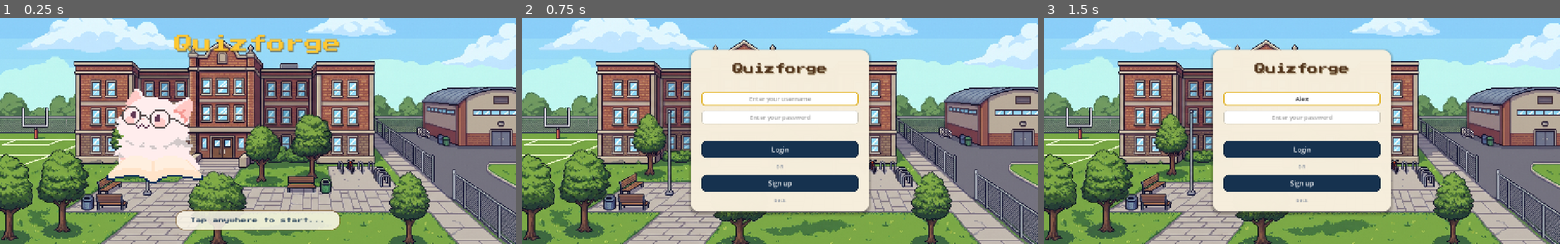
Above: before the commit, frames 1-3 (left to right).
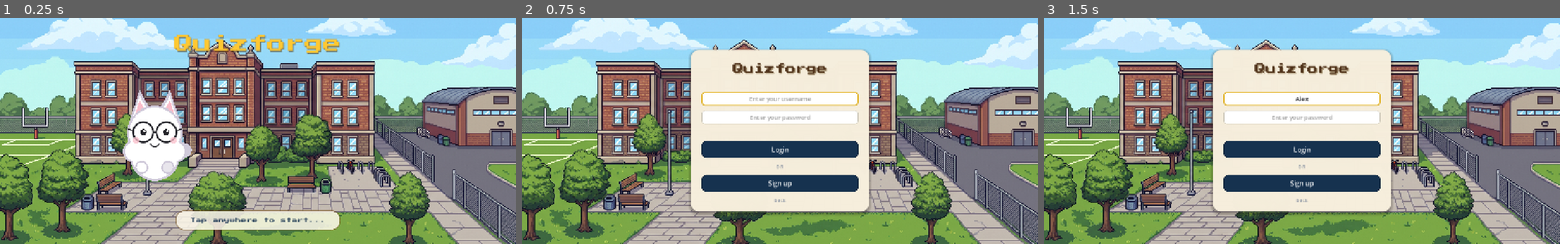
Above: after the commit, the same moments.

Repository: jekooo25/quizforge
Game: Godot game, scene res://scenes/main.tscn
Same seed, same stepped clock (60 frames per second), same inputs: the game is played once before the commit and once after it.
Inputs (mouse positions are in pixels of both pictures, inside the frame that each line leads up to):
- Up to frame 1 (0.25 s): no input
- Up to frame 2 (0.75 s): tap Enter at 0.5 s; click (780, 131) at 0.67 s
- Up to frame 3 (1.5 s): click (1302, 99) at 1.27 s; type "Alex" at 1.35 s

The runs differ from the first frame. In frame 1, 3.8% of the frame differs, in the area x 20-40%, y 31-74%; in frame 2, nothing differs; in frame 3, nothing differs.

Commit message:
Drop the duplicate mascot script; the splash uses cat_mascot.gd
cat_mascot.gd was already rewritten to draw the pixel sprite, so a second
Mascot helper was redundant. One implementation, one place to change it.

Diff:
--- a/scripts/screens/title_screen.gd
+++ b/scripts/screens/title_screen.gd
@@ -1,5 +1,7 @@
 extends Control
 ## Splash: the campus photo, the mascot, the logo, "tap anywhere".
+
+const Cat := preload("res://scripts/ui/cat_mascot.gd")
 
 
 func _ready() -> void:
@@ -10,7 +12,7 @@
 	bg.set_anchors_and_offsets_preset(Control.PRESET_FULL_RECT)
 
 	# mascot standing in front of the brick, where a cream sprite actually reads
-	var cat: Control = Mascot.create()
+	var cat: Control = Cat.new()
 	cat.anchor_left = 0.30
 	cat.anchor_right = 0.30
 	cat.anchor_top = 0.30
--- a/scripts/ui/mascot.gd
+++ /dev/null
@@ -1,19 +0,0 @@
-class_name Mascot
-extends Control
-## The mascot: the pixel-art sprite when it exists, the code-drawn cat if not.
-## Screens call Mascot.create() so the art can be swapped without touching them.
-
-const IMAGE_PATH := "res://assets/sprites/mascot_cat.png"
-
-
-static func create() -> Control:
-	if ResourceLoader.exists(IMAGE_PATH):
-		var tex: Texture2D = load(IMAGE_PATH)
-		if tex != null:
-			var rect := TextureRect.new()
-			rect.texture = tex
-			rect.expand_mode = TextureRect.EXPAND_IGNORE_SIZE
-			rect.stretch_mode = TextureRect.STRETCH_KEEP_ASPECT_CENTERED
-			rect.mouse_filter = Control.MOUSE_FILTER_IGNORE
-			return rect
-	return load("res://scripts/ui/cat_mascot.gd").new()
Not shown, removed: scripts/ui/mascot.gd.uid
